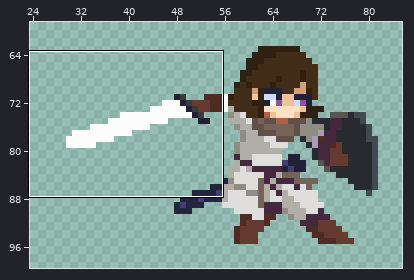
A pixel-art file gets an edit: Assets/PlayerParts/Movement_SpritePack.aseprite. Above: a wide view before the commit, with the close-up outlined.
Close-up. Earlier state:
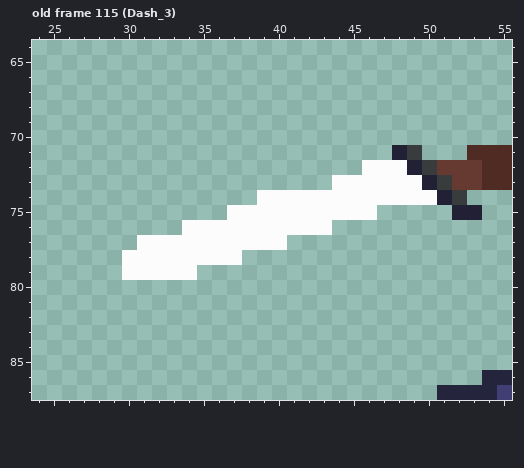
128x144 pixels, 156 frames. Colours within 5 levels of each other are drawn and written as one. Shown: old frame 115 (Dash_3): x 24..55, y 64..87. The wide view leaves out empty margins. The commit also changed other frames or places, which this record leaves out.
The result:
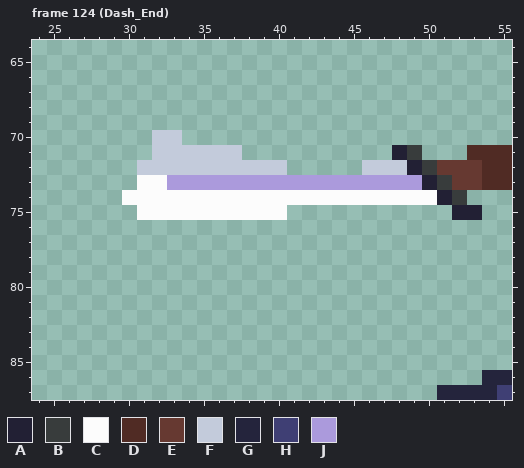
Palette (. is transparent): A #222034  B #383c3c  C #fcfcfc  D #502b24  E #663931  F #c3cbdb  G #24243c  H #3f3f74  J #ab9adc
A new or re-ordered frame is compared with the old frame closest to it.
Commit: PERFECT DASH!!!!
Change:
frames 156 -> 158
Frame 124 (Dash_End) is new; against old frame 115 (Dash_3), layer "Weapons":
Colour C now appears in row 73 at x 31 to 32; in row 74 at x 30 to 38; in row 75 at x 31 to 36.
Colour F now appears in row 70 at x 32 to 33; in row 71 at x 32 to 37; in row 72 at x 31 to 40.
The author changed colour C to colour F in row 72 at x 46 to 48.
Colour J now appears in row 73 at x 33 to 43.
The author changed colour C to colour J in row 73 at x 44 to 49.
Colour C is gone in row 75 at x 41 to 46; in row 76 at x 34 to 43; in row 77 at x 31 to 40; in row 78 at x 30 to 37; in row 79 at x 30 to 34.
Pixel boxes of the changes (left, top, right, bottom) in both close-ups:
changed: (122, 130, 422, 280)
